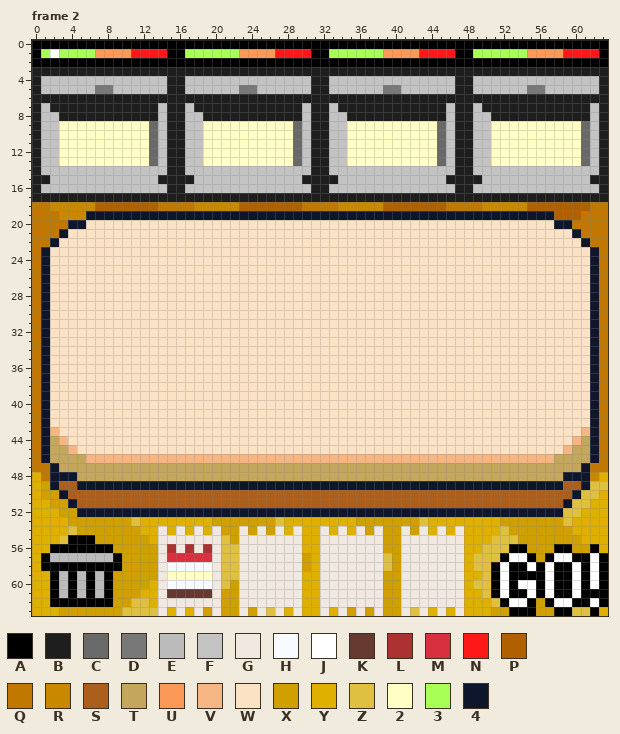
Two states of a pixel-art file, Assets/Art/cook_station.ase. The picture above is the old version.
64x64 pixels, 14 frames. Colours within 5 levels of each other are drawn and written as one. Shown: frame 2. The commit also changed other frames, which this record leaves out.
Visible layers, top first: "Cards", "Ovens", "Go icon", "Trash icon", "Table", "Floor", "Background".
Palette (. is transparent): A #000000  B #1e1e1e  C #696969  D #787878  E #bbbbbb  F #c3c3c3  G #f0e8e1  H #f7faff  J #ffffff  K #663931  L #ac3232  M #d93040  N #ff1818  P #b06000  Q #c07800  R #c88800  S #ac5e1c  T #c4a65c  U #fb9a58  V #f5b684  W #fce2c4  X #d0a000  Y #e0b000  Z #e0c040  2 #ffffc6  3 #a8ff55  4 #0e162c
Pixels before, frame 2 (only the part around the change), first column x 0:
 0 AAAAAAAAAAAAAAAAAAAAAAAAAAAAAAAAAAAAAAAAAAAAAAAAAAAAAAAAAAAAAAAA
 1 A3J3333UUUUNNNNAA333333UUUUNNNNAA333333UUUUNNNNAA333333UUUUNNNNA
 2 AAAAAAAAAAAAAAAAAAAAAAAAAAAAAAAAAAAAAAAAAAAAAAAAAAAAAAAAAAAAAAAA
 3 BBBBBBBBBBBBBBBBBBBBBBBBBBBBBBBBBBBBBBBBBBBBBBBBBBBBBBBBBBBBBBBB
 4 BFFFFFFFFFFFFFFBBFFFFFFFFFFFFFFBBFFFFFFFFFFFFFFBBFFFFFFFFFFFFFFB
 5 BFFFFFFDDFFFFFFBBFFFFFFDDFFFFFFBBFFFFFFDDFFFFFFBBFFFFFFDDFFFFFFB
 6 BBBBBBBBBBBBBBBBBBBBBBBBBBBBBBBBBBBBBBBBBBBBBBBBBBBBBBBBBBBBBBBB
 7 BFBBBBBBBBBBBBFBBFBBBBBBBBBBBBFBBFBBBBBBBBBBBBFBBFBBBBBBBBBBBBFB
 8 BFFBBBBBBBBBBBFBBFFBBBBBBBBBBBFBBFFBBBBBBBBBBBFBBFFBBBBBBBBBBBFB
 9 BFF2222222222CFBBFF2222222222CFBBFF2222222222CFBBFF2222222222CFB
10 BFF2222222222CFBBFF2222222222CFBBFF2222222222CFBBFF2222222222CFB
11 BFF2222222222CFBBFF2222222222CFBBFF2222222222CFBBFF2222222222CFB
12 BFF2222222222CFBBFF2222222222CFBBFF2222222222CFBBFF2222222222CFB
13 BFF2222222222CFBBFF2222222222CFBBFF2222222222CFBBFF2222222222CFB
14 BFFFFFFFFFFFFFFBBFFFFFFFFFFFFFFBBFFFFFFFFFFFFFFBBFFFFFFFFFFFFFFB
15 BBFFFFFFFFFFFFBBBBFFFFFFFFFFFFBBBBFFFFFFFFFFFFBBBBFFFFFFFFFFFFBB
16 BFFFFFFFFFFFFFFBBFFFFFFFFFFFFFFBBFFFFFFFFFFFFFFBBFFFFFFFFFFFFFFB
17 BBBBBBBBBBBBBBBBBBBBBBBBBBBBBBBBBBBBBBBBBBBBBBBBBBBBBBBBBBBBBBBB
18 QQRRRRRPPPPPPPQQQQRRRRRPPPPPPPQQQQRRRRRPPPPPPPQQQQRRRRRPPPPPPPQQ
19 QQQRRR4444444444444444444444444444444444444444444444444444PPPQQQ
20 QQQQ44WWWWWWWWWWWWWWWWWWWWWWWWWWWWWWWWWWWWWWWWWWWWWWWWWWWW44QQQQ
21 QQQ4WWWWWWWWWWWWWWWWWWWWWWWWWWWWWWWWWWWWWWWWWWWWWWWWWWWWWWWW4QQQ
22 QQ4WWWWWWWWWWWWWWWWWWWWWWWWWWWWWWWWWWWWWWWWWWWWWWWWWWWWWWWWWW4QQ
23 Q4WWWWWWWWWWWWWWWWWWWWWWWWWWWWWWWWWWWWWWWWWWWWWWWWWWWWWWWWWWWW4Q
Once edited:
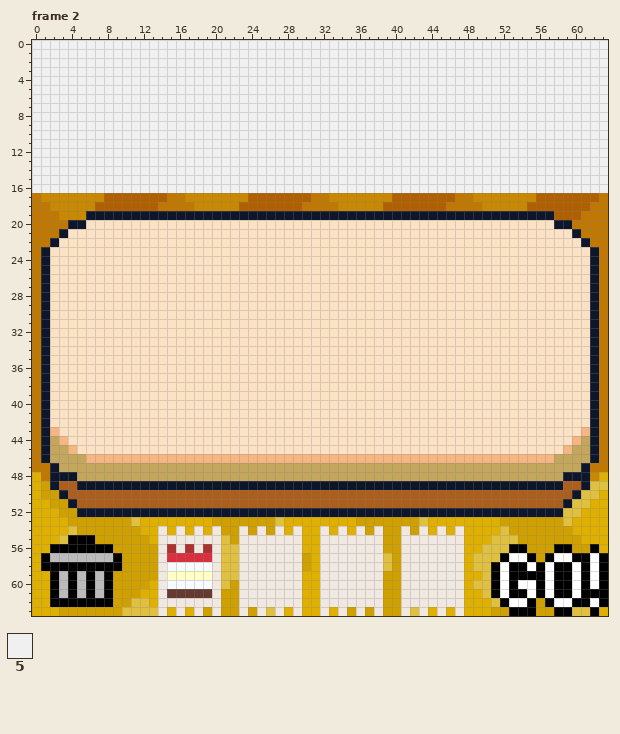
Colours new in this view: 5 #f0f0f0
Change:
layer "Ovens" now hidden
Changed rows in their new state; - is an unchanged pixel.
Frame 2:
first column x 0:
 0 5555555555555555555555555555555555555555555555555555555555555555
 1 5555555555555555555555555555555555555555555555555555555555555555
 2 5555555555555555555555555555555555555555555555555555555555555555
 3 5555555555555555555555555555555555555555555555555555555555555555
 4 5555555555555555555555555555555555555555555555555555555555555555
 5 5555555555555555555555555555555555555555555555555555555555555555
 6 5555555555555555555555555555555555555555555555555555555555555555
 7 5555555555555555555555555555555555555555555555555555555555555555
 8 5555555555555555555555555555555555555555555555555555555555555555
 9 5555555555555555555555555555555555555555555555555555555555555555
10 5555555555555555555555555555555555555555555555555555555555555555
11 5555555555555555555555555555555555555555555555555555555555555555
12 5555555555555555555555555555555555555555555555555555555555555555
13 5555555555555555555555555555555555555555555555555555555555555555
14 5555555555555555555555555555555555555555555555555555555555555555
15 5555555555555555555555555555555555555555555555555555555555555555
16 5555555555555555555555555555555555555555555555555555555555555555
17 QRRRRRRRPPPPPPPQQRRRRRRRPPPPPPPQQRRRRRRRPPPPPPPQQRRRRRRRPPPPPPPQ
